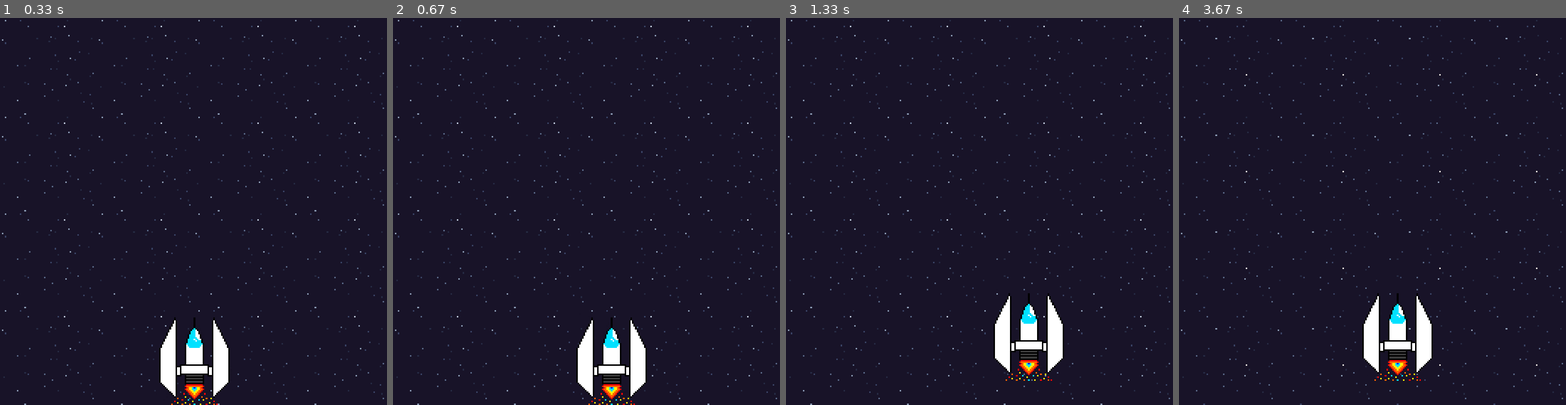
Above: before the commit, frames 1-4 (left to right).
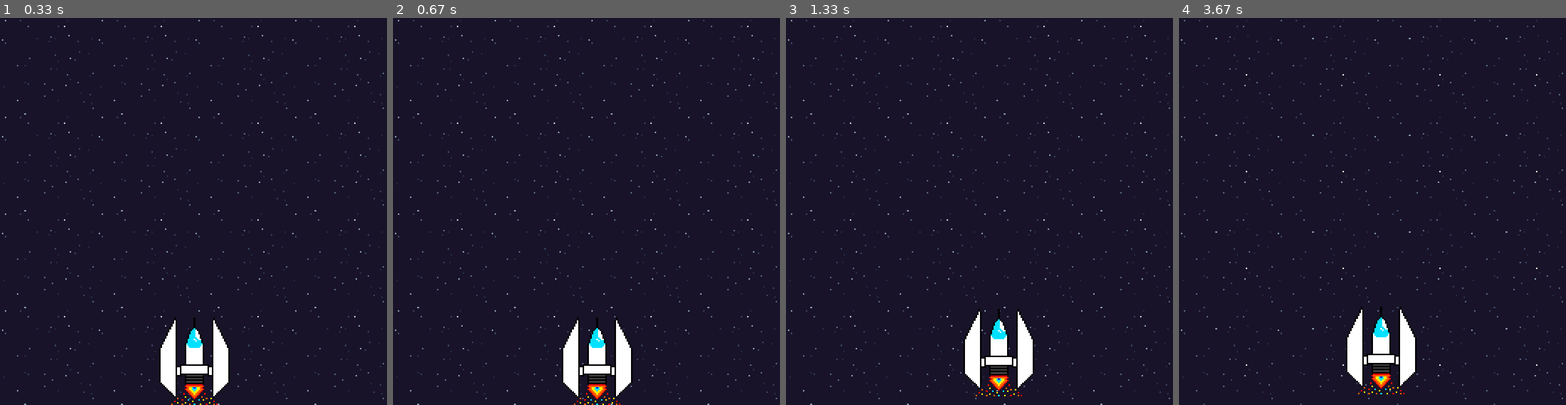
Above: after the commit, the same moments.

Repository: darsiov/pygames
Game: pygame game, started from first_game.py
The game is run twice, just before and just after one commit, with the same random seed, the same clock (stepped at 60 frames per second) and the same inputs.
Inputs:
- Up to frame 1 (0.33 s): no input
- Up to frame 2 (0.67 s): hold D from 0.33 s (still down)
- Up to frame 3 (1.33 s): release D at 0.8 s; hold W 0.83-1.13 s; hold D from 1.17 s (still down)
- Up to frame 4 (3.67 s): release D at 1.63 s; hold A 1.67-2.2 s; hold S 2.23-2.53 s; hold A 2.57-2.97 s; hold W 3-3.37 s; hold D from 3.4 s (still down)

Frame 1 is identical in both runs. In frame 2, 3.2% of the frame differs, in the area x 43-66%, y 77-100%; in frame 3, 3.4%, in the area x 45-72%, y 71-98%; in frame 4, 3.3%.

Commit message:
Mejorado del movimiento

Diff:
--- a/first_game.py
+++ b/first_game.py
@@ -10,7 +10,7 @@
 MAX_FPS = 0.36 #Maximo del tiempo de espera del clock
 SPEED_UP = 0.003
 SPEED = 0.015#Velocidad de la animación de la nave
-MOVE = 25
+MOVE = 1
 draw_point_w, draw_point_h =  0, 0
 x, y = 300, 600
 width_sprite, height_sprite = 256, 64 #Tamaño del png completo
@@ -92,44 +92,46 @@
 
         self.image = pygame.transform.scale(self.spriteSheet.subsurface((int(self.current_frame)*self.frame_width,0,self.frame_width,self.frame_heigth)),(SPRITE_SIZE,SPRITE_SIZE)) #Escala del sprite en el juego
 
-    def movement(self, d):#Función de movimiento del personaje, d es el indicador de la dirección
+    def movement(self):#Función de movimiento del personaje, d es el indicador de la dirección
 
-        direction = d
+        keys = pygame.key.get_pressed()
 
-        if direction == 2 and self.rect.centerx > -25:#↤ con respectivo limite
+        if keys[K_a] and self.rect.centerx > -25:#↤ con respectivo limite
+
             self.rect.centerx -= MOVE
 
-        if direction == 1 and self.rect.centerx < 625:#↦ con respectivo limite
+            if keys[K_s]:#↙
+
+                if self.rect.centerx > -25 and self.rect.centery < 600:#Limite para ↙
+
+                    self.rect.centery += MOVE
+                    self.rect.centerx -= MOVE
+
+        if keys[K_d] and self.rect.centerx < 625:#↦ con respectivo limite
+
             self.rect.centerx += MOVE
 
-        if direction == 0 and self.rect.centery > -25:#↥ con respectivo limite
+            if keys[K_s]:#↙
+                if self.rect.centerx < 625 and self.rect.centery < 600:#Limite para ↘
+
+                    self.rect.centery += MOVE
+                    self.rect.centerx += MOVE
+
+        if keys[K_w] and self.rect.centery > -25:#↥ con respectivo limite
+
             self.rect.centery -= MOVE
 
-        if direction == 3 and self.rect.centery < 600:#↧ con respectivo limite
+            if keys[K_d]:#↗
+                if self.rect.centerx < 625 and self.rect.centery > -25:#Limite para ↗
+                    self.rect.centerx += MOVE
+                    self.rect.centery -= MOVE
+            if keys[K_a]:#↖
+                if self.rect.centerx > -25 and self.rect.centery > -25:#Limite para ↖
+                    self.rect.centery -= MOVE
+                    self.rect.centerx -= MOVE
+
+        if keys[K_s] and self.rect.centery < 600:#↧ con respectivo limite
             self.rect.centery += MOVE
-
-        if self.rect.centerx < 625 and self.rect.centery > -25:#Limite para ↗
-
-            if direction == 0.5:#↗
-                self.rect.centerx += MOVE
-                self.rect.centery -= MOVE
-
-        if self.rect.centerx > -25 and self.rect.centery > -25:#Limite para ↖
-
-            if direction == 1.5:#↖
-                self.rect.centery -= MOVE
-                self.rect.centerx -= MOVE
-
-        if self.rect.centerx > -25 and self.rect.centery < 600:#Limite para ↙
-
-            if direction == 2.5:#↙
-                self.rect.centery += MOVE
-                self.rect.centerx -= MOVE
-        if self.rect.centerx < 625 and self.rect.centery < 600:#Limite para ↘
-
-            if direction == 3.5:#↘
-                self.rect.centery += MOVE
-                self.rect.centerx += MOVE
 
         else:#Evita errores en la conosola
             pass
@@ -146,33 +148,13 @@
             if event.type == pygame.QUIT:
                 pygame.quit()
                 sys.exit()
-
-            keys = pygame.key.get_pressed()#funcion que detecta cuando una tecla es pulsada o se mantiene pulsada
-
-            if keys[K_w]:#↥
-                d = 0
-                if keys[K_d]:#↗
-                    d = 0.5
-                if keys[K_a]:#↖
-                    d = 1.5
-            elif keys[K_d]:#↦
-                d = 1
-                if keys[K_s]:#↙
-                    d = 3.5
-            elif keys[K_a]:#↤
-                d = 2
-                if keys[K_s]:#↙
-                    d = 2.5
-            elif keys[K_s]:#↧
-                d = 3
-            elif keys[K_ESCAPE]:#Si presionas ESC podrás salir del programa, es practico para pruebass
+            keys = pygame.key.get_pressed()
+            if keys[K_ESCAPE]:#Si presionas ESC podrás salir del programa, es practico para pruebass
                 pygame.quit()
                 sys.exit()
-            else:#Asignamos d a cualquier número que no este anteriormente para evitar cualquier error en consola
-                    d = -1
-
-            char.movement(d)
-
+            else:#Evita errores
+                pass
+        char.movement()
         character.add(char)
         wall_blocks.add(wallpaper)#Agregado de la lista al grupo de sprite
         wall_blocks.update(dt, window)#Invocación de la función del refresco de todos los sprites
